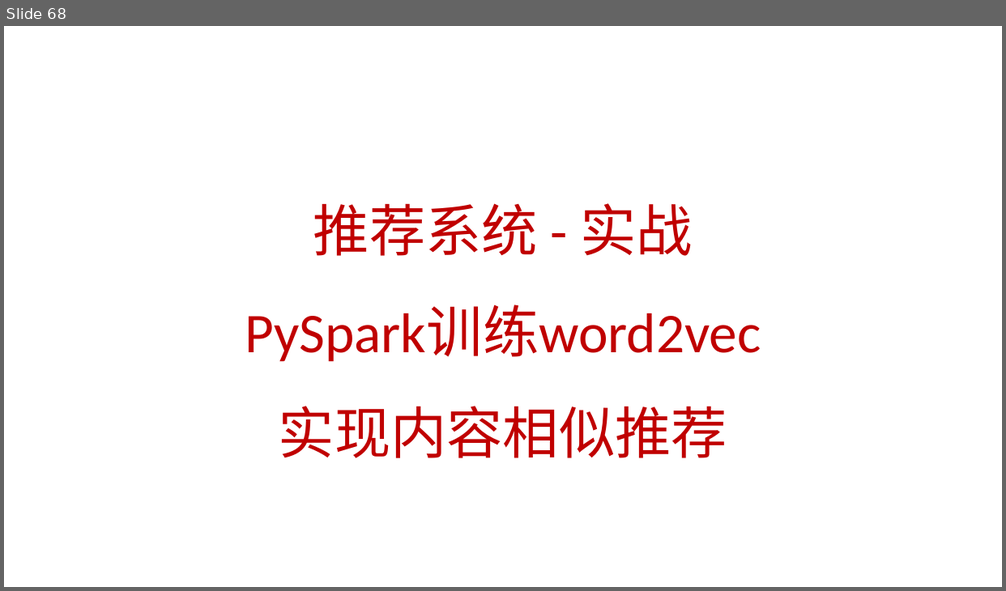
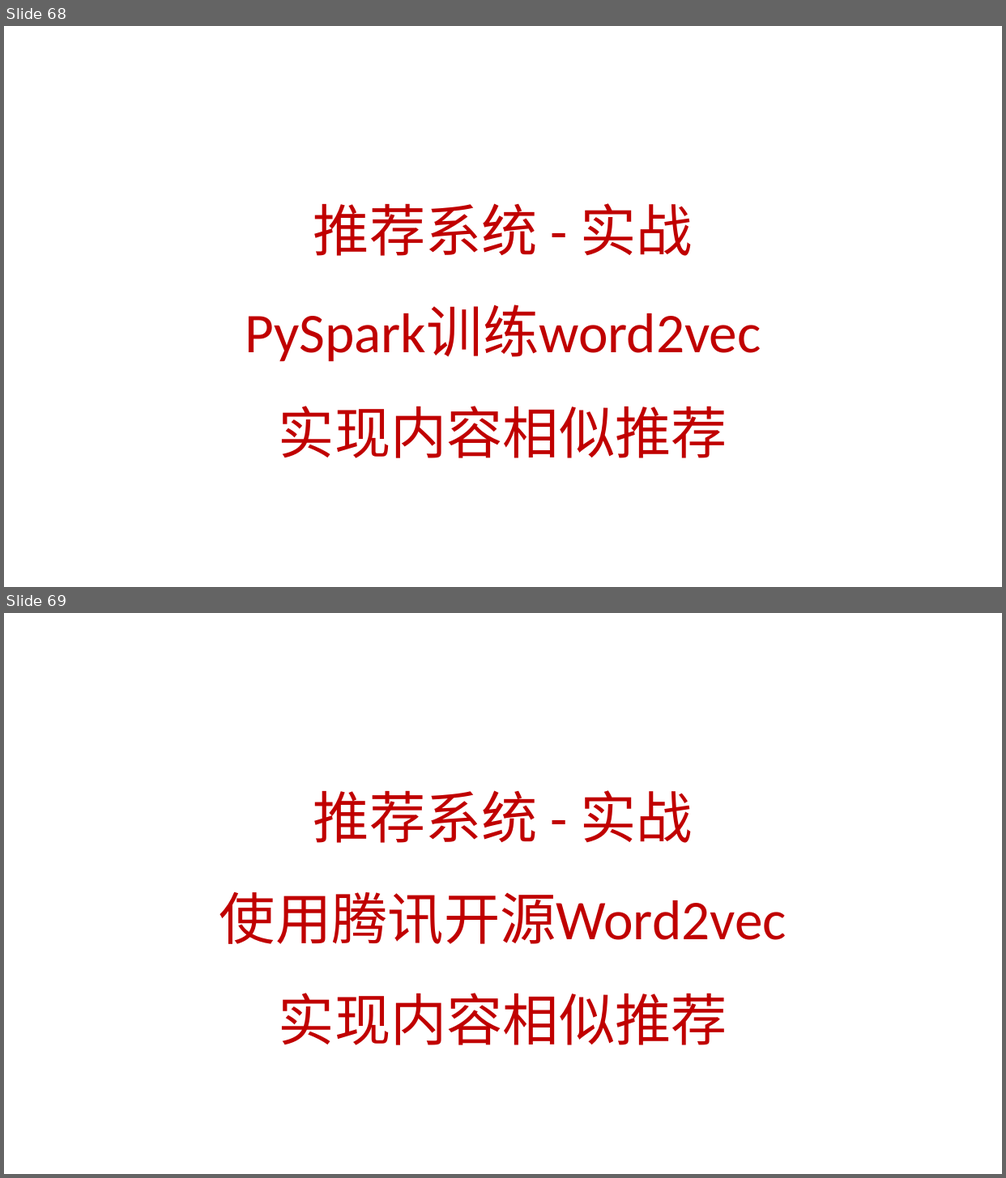
Before and after one commit to peiss/ant-learn-recsys, a slide deck: 推荐系统系列.pptx. Shown one above the other, each under a label of ours: slide 68 before the commit, slides 68 and 69 after it. The pictures are 1006x591 and 1006x1178 pixels, drawn with LibreOffice and Linux fonts; fonts in the diff are those of the drawing. Boxes give left, top, right and bottom in pixels: in the first picture for what was removed or moved away, otherwise in the second. Text is boxed around its words. In the diff, an @@ line names an element or a change of style, - is before the commit and + after.

Commit message:
'xx'

```diff
--- a/推荐系统系列.pptx
+++ b/推荐系统系列.pptx
@@ slide 69 added at box(4, 613, 1002, 1174), background #FFFFFF @@
@@ title added at box(219, 790, 786, 944), 54 pt, text #C00000 @@
+推荐系统 - 实战
+使用腾讯开源Word2vec实现内容相似推荐
```
